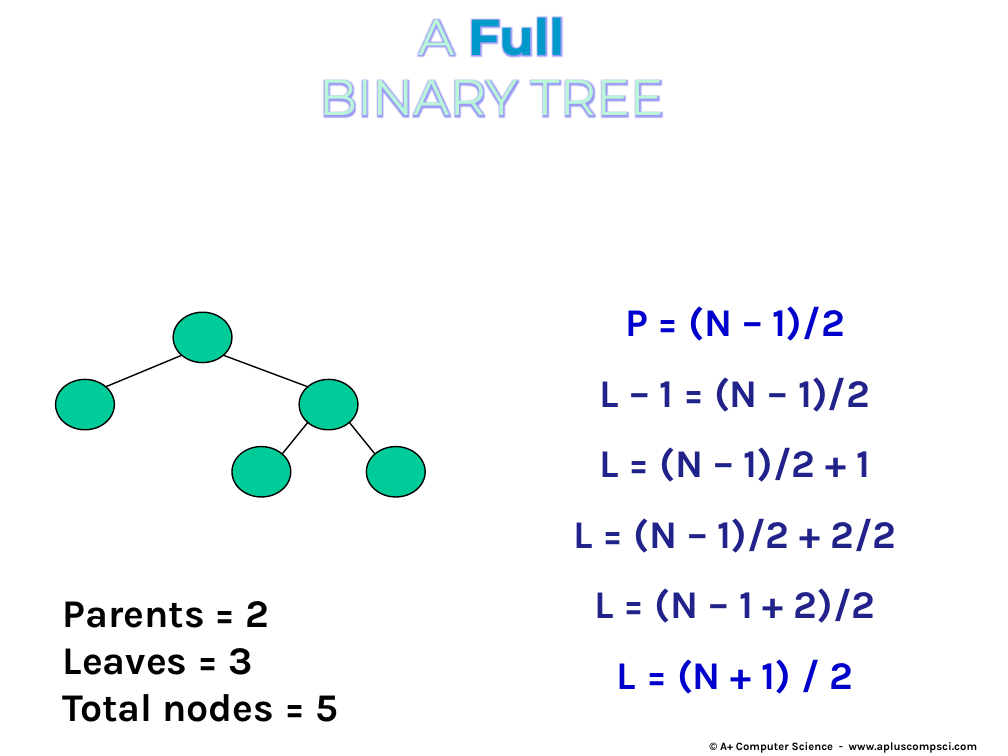
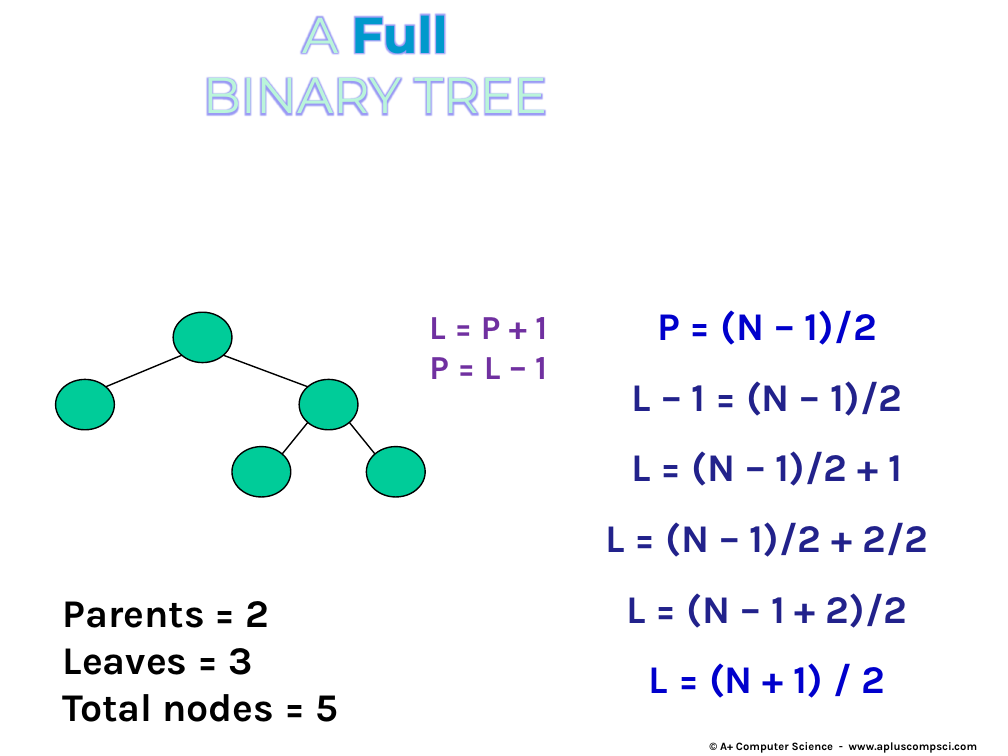
Before and after one commit to Cy-FairCS/cs3, a slide deck: slide 5 of u08a_bTrees/notes/_b - Attributes and and building BSTs.pptx. Drawn at 1008x756 pixels with LibreOffice and Linux fonts; fonts in the diff are those of the drawing. Boxes give left, top, right and bottom in pixels: in the first picture for what was removed or moved away, otherwise in the second. Text is boxed around its words. In the diff, an @@ line names an element or a change of style, - is before the commit and + after.

```diff
--- a/u08a_bTrees/notes/_b - Attributes and and building BSTs.pptx
+++ b/u08a_bTrees/notes/_b - Attributes and and building BSTs.pptx
@@ text "A Full": place and size @@
-text "A Full" at box(319, 17, 664, 118)
+text "A Full" at box(203, 14, 547, 116)
@@ text "P = (N – 1)/2": place and size @@
-text "P = (N – 1)/2" at box(574, 306, 896, 694)
+text "P = (N – 1)/2" at box(606, 310, 928, 698)
@@ text added at box(429, 317, 547, 379), 24 pt, text #7030A0, bold @@
+L = P + 1
+P = L – 1
```
Also in this commit, not shown: 4 other slides changed, 2 other files.
